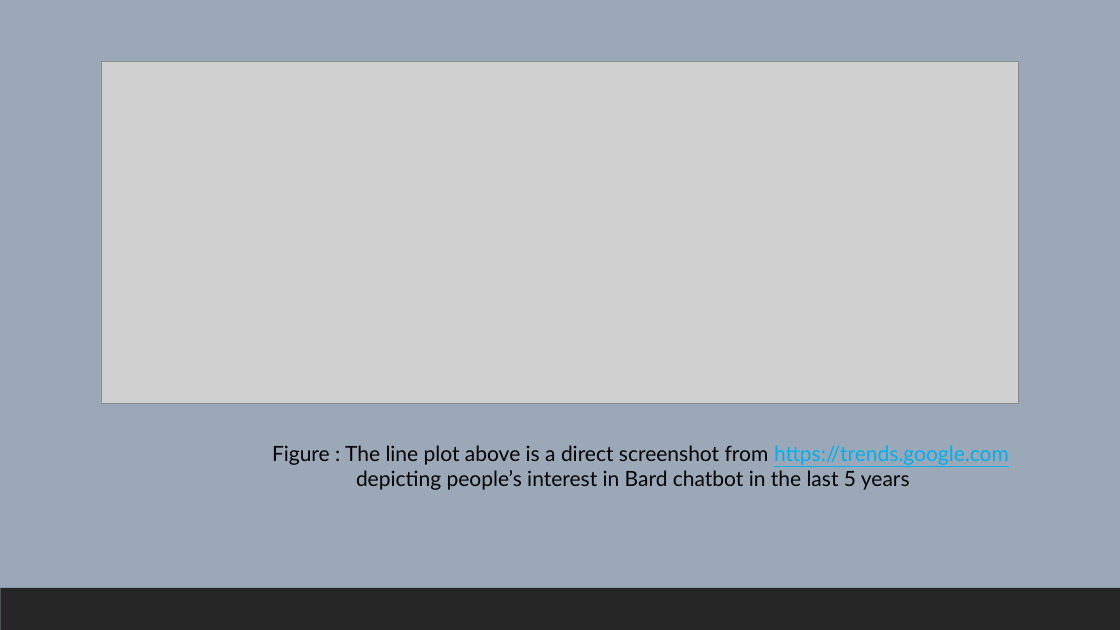
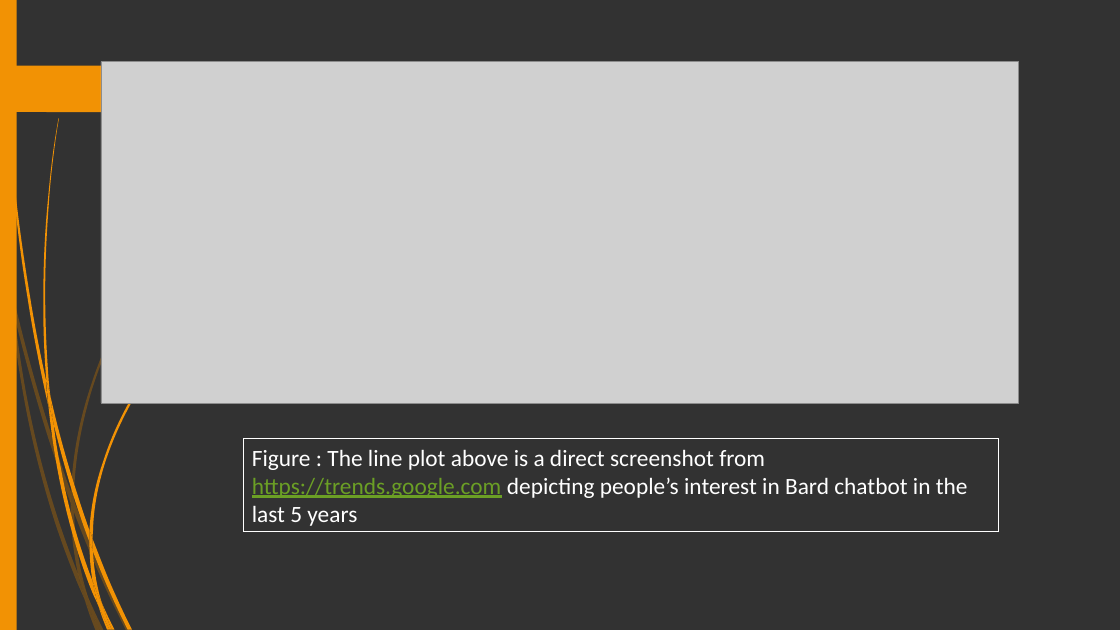
Before and after one commit to V4run-Sharma/IBM_DA_PROJECT, a slide deck: slide 4 of FINAL.pptx. Drawn at 1120x630 pixels with LibreOffice and Linux fonts; fonts in the diff are those of the drawing; grey boxes stand for pictures. Boxes give left, top, right and bottom in pixels: in the first picture for what was removed or moved away, otherwise in the second. Text is boxed around its words. In the diff, an @@ line names an element or a change of style, - is before the commit and + after.

```diff
--- a/FINAL.pptx
+++ b/FINAL.pptx
@@ background #9BA8B7 to #323232 @@
@@ rectangle added at [0, 0, 17, 630], fill #F29204 @@
@@ freeform shape added at [0, 66, 146, 112], fill #F29204 @@
@@ rectangle "Figure : The line plot ...": place and size @@
-rectangle "Figure : The line plot ..." at [272, 445, 1009, 490]
+rectangle "Figure : The line plot ..." at [244, 439, 999, 532]
@@ rectangle "Figure : The line plot ..." at [244, 439, 999, 532]: outline none to #FFFFFF 0.75 pt @@
@@ text in rectangle at [252, 449, 968, 526]: text changed; size 18 to 20 pt; font Lato to Calibri; text colour #000000 to #FFFFFF @@
-Figure : The line plot above is a direct screenshot from https://trends.google.com
-depicting people’s interest in Bard chatbot in the last 5 years
+Figure : The line plot above is a direct screenshot from https://trends.google.com depicting people’s interest in Bard chatbot in the last 5 years
@@ rectangle removed at [0, 588, 1120, 630] @@
@@ group added at [0, 129, 262, 630]: 10 freeform shapes @@
@@ group added at [3, 0, 218, 630]: 12 freeform shapes @@
```
Also in this commit, not shown: 12 other slides changed.
